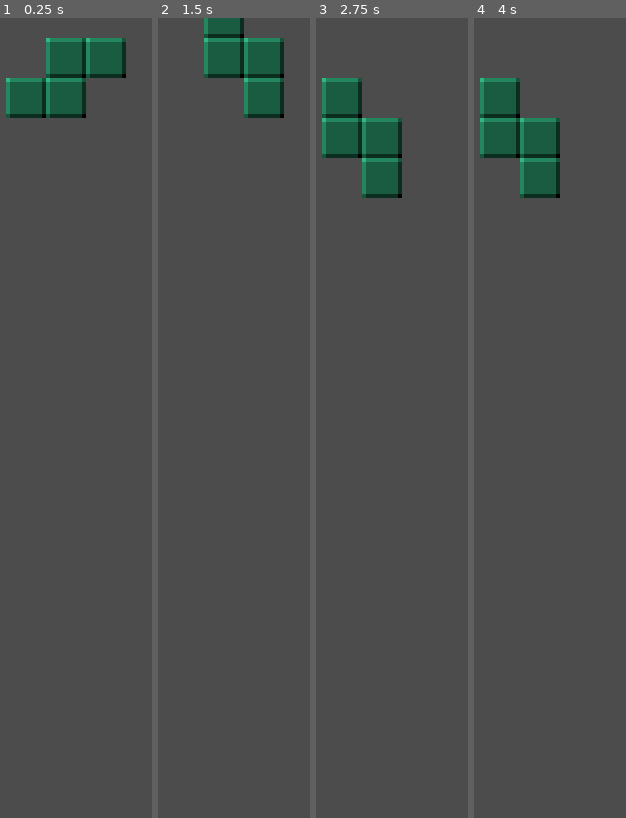
Above: before the commit, frames 1-4 (left to right).
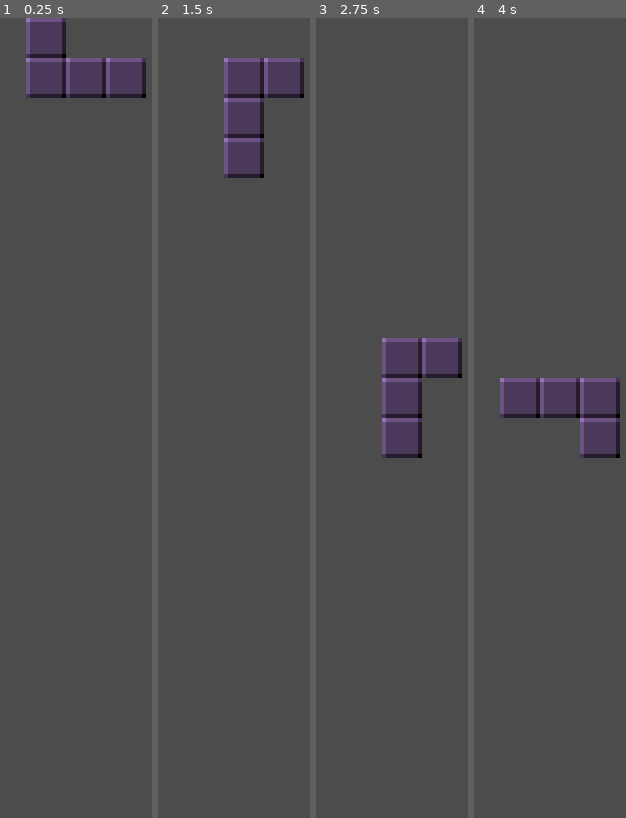
Above: after the commit, the same moments.

Repository: steviedisco/godot-tetris
Game: Godot game, scene res://Scenes/Field.tscn
Same seed, same stepped clock (60 frames per second), same inputs: the game is played once before the commit and once after it.
Inputs:
- Up to frame 1 (0.25 s): no input
- Up to frame 2 (1.5 s): tap Enter at 0.5 s; hold X (ui_rotate_right) 0.53-1.28 s; hold Down (ui_down) from 1.28 s (still down)
- Up to frame 3 (2.75 s): release Down (ui_down) at 2.03 s; hold X (ui_rotate_right) from 2.03 s (still down)
- Up to frame 4 (4 s): release X (ui_rotate_right) at 3.53 s; hold Z (ui_rotate_left) from 3.53 s (still down)

The runs differ from the first frame. In frame 1, 6.2% of the frame differs, in the area x 3-97%, y 0-13%; in frame 2, 5.7%; in frame 3, 7.1%, in the area x 3-97%, y 7-55%; in frame 4, 7.1%.

Commit message:
improved handling/move timing

Diff:
--- a/Scenes/Input.tscn
+++ b/Scenes/Input.tscn
@@ -5,11 +5,7 @@
 [node name="Input" type="Node2D"]
 script = ExtResource( 1 )
 
-[node name="MoveTimer" type="Timer" parent="."]
-wait_time = 0.4
+[node name="InputTimer" type="Timer" parent="."]
+wait_time = 0.2
 
-[node name="RotateTimer" type="Timer" parent="."]
-wait_time = 0.4
-
-[connection signal="timeout" from="MoveTimer" to="." method="_on_MoveTimer_timeout"]
-[connection signal="timeout" from="RotateTimer" to="." method="_on_RotateTimer_timeout"]
+[connection signal="timeout" from="InputTimer" to="." method="_on_InputTimer_timeout"]
--- a/Scenes/Shapes/LShape_C.tscn
+++ b/Scenes/Shapes/LShape_C.tscn
@@ -7,6 +7,7 @@
 "Shapes",
 ]]
 modulate = Color( 0.588235, 0.45098, 0.713726, 1 )
+position = Vector2( 20, 20 )
 script = ExtResource( 2 )
 
 [node name="Block1" parent="." instance=ExtResource( 1 )]
--- a/Scenes/Shapes/SShape_AC.tscn
+++ b/Scenes/Shapes/SShape_AC.tscn
@@ -7,6 +7,7 @@
 "Shapes",
 ]]
 modulate = Color( 0.890196, 0.603922, 0.298039, 1 )
+position = Vector2( 20, -20 )
 script = ExtResource( 2 )
 
 [node name="Block1" parent="." instance=ExtResource( 1 )]
--- a/Scenes/Shapes/SShape_C.tscn
+++ b/Scenes/Shapes/SShape_C.tscn
@@ -7,6 +7,7 @@
 "Shapes",
 ]]
 modulate = Color( 0.196078, 0.721569, 0.513726, 1 )
+position = Vector2( 20, -20 )
 script = ExtResource( 2 )
 
 [node name="Block1" parent="." instance=ExtResource( 1 )]
--- a/Scenes/Shapes/TShape.tscn
+++ b/Scenes/Shapes/TShape.tscn
@@ -7,6 +7,7 @@
 "Shapes",
 ]]
 modulate = Color( 0.729412, 0.419608, 0.572549, 1 )
+position = Vector2( -20, -20 )
 script = ExtResource( 2 )
 
 [node name="Block1" parent="." instance=ExtResource( 1 )]
--- a/Scripts/Field.gd
+++ b/Scripts/Field.gd
@@ -32,11 +32,12 @@
 	if !try_move(0.0, 4 * BLOCK_SIZE):
 		place_shape()
 		new_shape()
-		$ShapeGenerator.reset_DropTimer()
 
 
 func new_shape():
 	$ShapeGenerator.new_shape()
+	$Input.stop_drop()
+	$Input.reset_Timers()
 
 	clear_children($CurrentShape)
 
@@ -55,7 +56,7 @@
 
 func place_shape():
 	var placed = _current_shape.duplicate()
-	placed.position = Vector2($CurrentShape.position)
+	placed.position = Vector2($CurrentShape.position + _current_shape.position)
 	placed.rotation = _current_shape.rotation
 	clear_children(placed)
 
@@ -82,6 +83,7 @@
 
 func _on_Input_Drop():
 	$ShapeGenerator.set_DropTimer(DROP_SPEED)
+	$ShapeGenerator.start_DropTimer()
 
 
 func _on_Input_DropStopped():
--- a/Scripts/Input.gd
+++ b/Scripts/Input.gd
@@ -6,24 +6,20 @@
 signal RotateRight
 signal Drop
 signal DropStopped
-signal Store
-signal Retrieve
 
 var _input_move_ready = true
-var _input_rotate_ready = true
 var _dropping = false
 
+
 func _ready():
-	$MoveTimer.start()
-	$RotateTimer.start()
-	pass
+	reset_Timers()
 
 
 func _process(_delta):
-	if Input.is_action_pressed("ui_down"):
+	if !_dropping and Input.is_action_pressed("ui_down"):
 		_dropping = true
 		emit_signal("Drop")
-	elif _dropping:
+	elif _dropping and !Input.is_action_pressed("ui_down"):
 		_dropping = false
 		emit_signal("DropStopped")
 
@@ -36,19 +32,22 @@
 			emit_signal("MoveRight")
 			_input_move_ready = false
 
-	if _input_rotate_ready:
 		if Input.is_action_pressed("ui_rotate_left"):
 			emit_signal("RotateLeft")
-			_input_rotate_ready = false
+			_input_move_ready = false
 
 		if Input.is_action_pressed("ui_rotate_right"):
 			emit_signal("RotateRight")
-			_input_rotate_ready = false
+			_input_move_ready = false
 
 
-func _on_MoveTimer_timeout():
+func _on_InputTimer_timeout():
 	_input_move_ready = true
 
 
-func _on_RotateTimer_timeout():
-	_input_rotate_ready = true
+func stop_drop():
+	emit_signal("DropStopped")
+
+
+func reset_Timers():
+	$InputTimer.start()
--- a/Scripts/ShapeGenerator.gd
+++ b/Scripts/ShapeGenerator.gd
@@ -45,7 +45,7 @@
 
 
 func get_next_shape_instance():
-	return _shapes[6].instance() # _shapes[randi() % _shapes.size()].instance()
+	return  _shapes[randi() % _shapes.size()].instance() # _shapes[6].instance()
 
 
 func set_shapes():
@@ -58,6 +58,7 @@
 
 
 func new_shape():
+	reset_DropTimer()
 	_shape_queue.push_back(get_next_shape_instance())
 	_shape_queue.pop_front()
 	set_shapes()
@@ -69,3 +70,7 @@
 
 func reset_DropTimer():
 	$DropTimer.wait_time = _default_drop_time
+
+
+func start_DropTimer():
+	$DropTimer.start()
